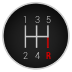
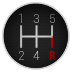
Layered file, before and after one edit (72x72). Changes by layer:
moved "outer border" above "Layer", painted on it over [left=1, top=1, right=70, bottom=70]
renamed "Clipboard" to "Layer", moved it above "4", painted on it, masked it over [left=2, top=2, right=69, bottom=69]
painted on "4" over [left=33, top=51, right=40, bottom=60]
painted on "2" over [left=18, top=51, right=28, bottom=60]
painted on "5" over [left=46, top=14, right=55, bottom=23]
painted on "3" over [left=33, top=14, right=40, bottom=23]
painted on "1" over [left=19, top=13, right=26, bottom=23]
painted on "R" over [left=46, top=51, right=56, bottom=60]
painted on "Gears" over [left=20, top=24, right=54, bottom=48]
painted on "background" over [left=2, top=2, right=69, bottom=69]
